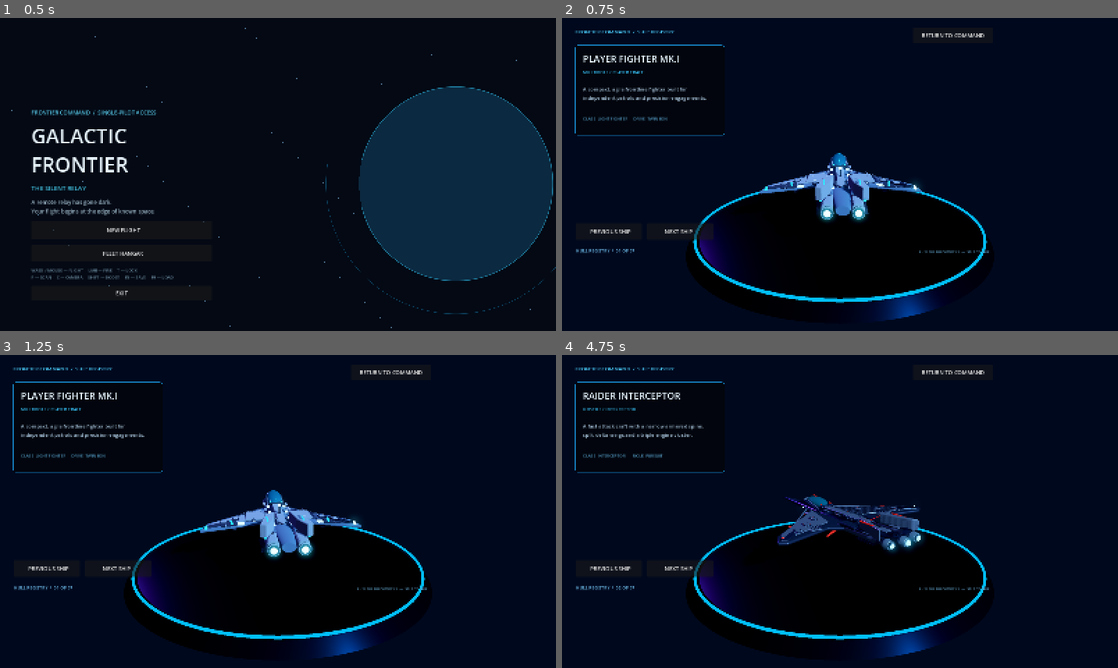
Above: before the commit, frames 1-4 (two rows, left to right).
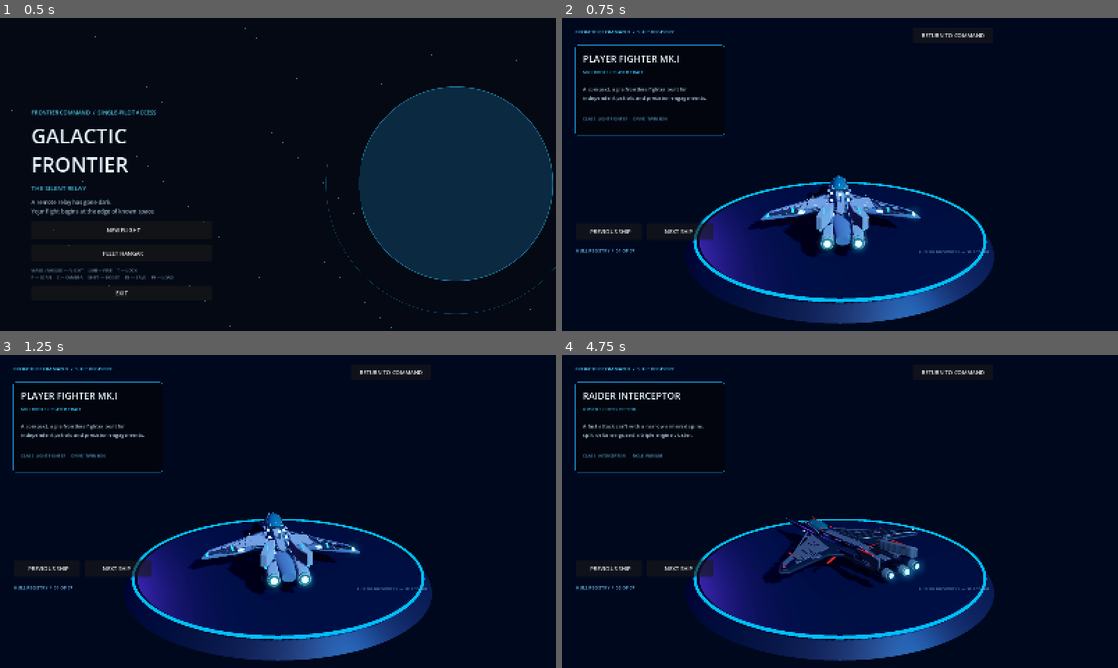
Above: after the commit, the same moments.

Repository: valdissor1990-ui/GALACTIC-FRONTIER
Game: Godot game, scene res://scenes/bootstrap/main.tscn
The game is run twice, just before and just after one commit, with the same random seed, the same clock (stepped at 60 frames per second) and the same inputs.
Inputs (mouse positions are in pixels of both pictures, inside the frame that each line leads up to):
- Up to frame 1 (0.5 s): no input
- Up to frame 2 (0.75 s): click "FLEET HANGAR" at 0.5 s
- Up to frame 3 (1.25 s): no input
- Up to frame 4 (4.75 s): click "NEXT SHIP" at 1.25 s; click "NEXT SHIP" at 2 s; click "PREVIOUS SHIP" at 2.75 s; tap Enter at 3.5 s; move the mouse to (962, 495) at 3.52 s; hold D (move_right) 3.53-4.28 s; hold Shift (boost) 3.53-4.28 s; move the mouse to (728, 527) at 4.27 s; hold X (brake) from 4.28 s (still down); click (728, 527) at 4.35 s

Frame 1 is identical in both runs. In frame 2, 19% of the frame differs, in the area x 22-78%, y 43-98%; in frame 3, 19%; in frame 4, 19%.

Commit message:
Seat ships on a brighter metallic display plinth

Diff:
--- a/scripts/ui/fleet_hangar.gd
+++ b/scripts/ui/fleet_hangar.gd
@@ -96,9 +96,9 @@
 	cylinder.radial_segments = 96
 	platform.mesh = cylinder
 	var platform_material := StandardMaterial3D.new()
-	platform_material.albedo_color = Color(0.035, 0.065, 0.105)
-	platform_material.metallic = 0.82
-	platform_material.roughness = 0.3
+	platform_material.albedo_color = Color(0.075, 0.11, 0.17)
+	platform_material.metallic = 0.48
+	platform_material.roughness = 0.48
 	platform.material_override = platform_material
 	world.add_child(platform)
 
@@ -121,7 +121,7 @@
 
 	_model_mount = Node3D.new()
 	_model_mount.name = "ShipDisplayMount"
-	_model_mount.position.y = -1.2
+	_model_mount.position.y = -2.0
 	world.add_child(_model_mount)
 
 	var camera := Camera3D.new()
